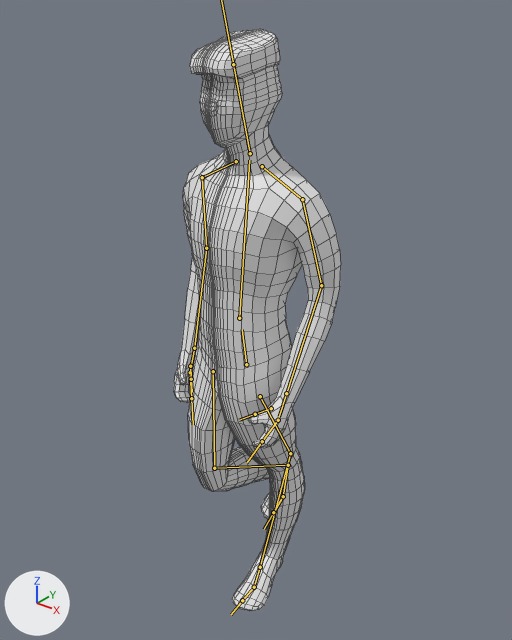
Renders of the FBX model Sona/Assets/Models/Characters/Grunt.fbx from each side of a commit.
The view is the same before and after, from a 50 mm lens placed at (1.151, -1.362, 1.839), pointed at (-0.045, 0.133, 0.912). Every picture has the same lights, and +X, +Y and +Z are marked at lower left. Both versions are drawn at frame 18 of the action 'camminata.001'; the numbers are the values there. The bones that bend it are drawn over the model as lines. Mesh edges are drawn as thin lines.
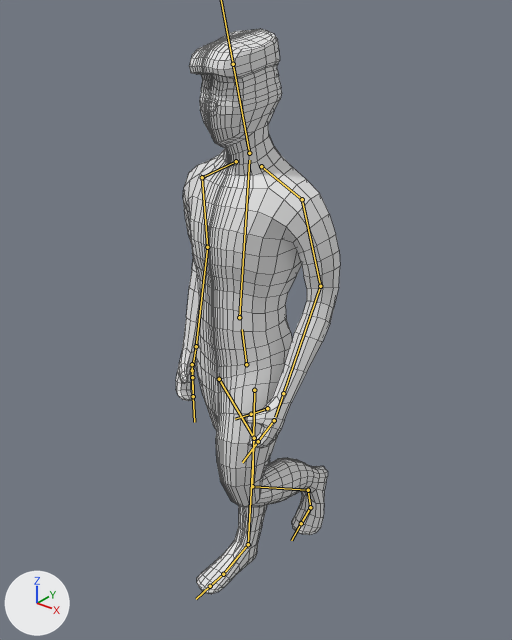
Patch to the scene script:
```diff
--- a/Sona/Assets/Models/Characters/Grunt.fbx.py
+++ b/Sona/Assets/Models/Characters/Grunt.fbx.py
@@ bone_braccio_l @@
 bone_braccio_l = bpy.data.objects['Grunt'].pose.bones['braccio.L']  # child of 'spalla.L'
-bone_braccio_l.rotation_quaternion = (0.995, -0.097, 0.02, -0.02)  # degrees (-11, 2, -3)
+bone_braccio_l.rotation_quaternion = (0.996, -0.089, 0.018, -0.021)  # degrees (-10, 2, -3)
@@ bone_braccio_r @@
 bone_braccio_r = bpy.data.objects['Grunt'].pose.bones['braccio.R']  # child of 'spalla.R'
-bone_braccio_r.rotation_quaternion = (0.991, -0.129, -0.027, 0.016)  # degrees (-15, -3, 2)
+bone_braccio_r.rotation_quaternion = (0.99, -0.137, -0.029, 0.014)  # degrees (-16, -3, 2)
@@ bone_coscia_l @@
 bone_coscia_l = bpy.data.objects['Grunt'].pose.bones['coscia.L']  # child of 'Bone'
-bone_coscia_l.location = (0.0, 0.028, 0.007)
-bone_coscia_l.rotation_quaternion = (0.992, -0.127, -0.002, 0.0)  # degrees (-15, 0, 0)
+bone_coscia_l.location = (0.0, -0.01, 0.022)
+bone_coscia_l.rotation_quaternion = (0.991, 0.135, 0.002, 0.0)  # degrees (16, 0, 0)
@@ bone_gamba_l @@
 bone_gamba_l = bpy.data.objects['Grunt'].pose.bones['gamba.L']  # child of 'coscia.L'
-bone_gamba_l.rotation_quaternion = (0.984, 0.179, 0.011, 0.008)  # degrees (21, 1, 1)
+bone_gamba_l.rotation_quaternion = (0.771, -0.635, -0.039, 0.007)  # degrees (-79, -3, 3)
@@ bone_piede_l @@
 bone_piede_l = bpy.data.objects['Grunt'].pose.bones['piede.L']  # child of 'gamba.L'
-bone_piede_l.rotation_quaternion = (0.999, -0.039, -0.024, -0.005)  # degrees (-4, -3, -1)
+bone_piede_l.rotation_quaternion = (1.0, 0.018, -0.024, -0.002)  # degrees (2, -3, 0)
@@ bone_ditapiede_l @@
 bone_ditapiede_l = bpy.data.objects['Grunt'].pose.bones['ditapiede.L']  # child of 'piede.L'
-bone_ditapiede_l.rotation_quaternion = (1.0, 0.019, -0.001, 0.004)  # degrees (2, 0, 0)
+bone_ditapiede_l.rotation_quaternion = (0.967, 0.256, -0.004, -0.007)  # degrees (30, 0, -1)
@@ bone_coscia_r @@
 bone_coscia_r = bpy.data.objects['Grunt'].pose.bones['coscia.R']  # child of 'Bone'
-bone_coscia_r.location = (0.0, -0.014, 0.022)
-bone_coscia_r.rotation_quaternion = (0.99, 0.143, -0.002, -0.002)  # degrees (16, 0, 0)
+bone_coscia_r.location = (0.0, 0.028, 0.007)
+bone_coscia_r.rotation_quaternion = (0.993, -0.118, 0.002, -0.001)  # degrees (-14, 0, 0)
@@ bone_gamba_r @@
 bone_gamba_r = bpy.data.objects['Grunt'].pose.bones['gamba.R']  # child of 'coscia.R'
-bone_gamba_r.rotation_quaternion = (0.77, -0.637, 0.039, -0.005)  # degrees (-79, 3, -3)
+bone_gamba_r.rotation_quaternion = (0.983, 0.185, -0.011, -0.005)  # degrees (21, -1, -1)
@@ bone_piede_r @@
 bone_piede_r = bpy.data.objects['Grunt'].pose.bones['piede.R']  # child of 'gamba.R'
-bone_piede_r.rotation_quaternion = (0.999, 0.027, 0.034, 0.002)  # degrees (3, 4, 0)
+bone_piede_r.rotation_quaternion = (0.999, -0.038, 0.034, 0.006)  # degrees (-4, 4, 1)
@@ bone_ditapiede_r @@
 bone_ditapiede_r = bpy.data.objects['Grunt'].pose.bones['ditapiede.R']  # child of 'piede.R'
-bone_ditapiede_r.rotation_quaternion = (0.968, 0.252, 0.004, 0.007)  # degrees (29, 0, 1)
+bone_ditapiede_r.rotation_quaternion = (1.0, 0.008, 0.001, -0.004)  # degrees (1, 0, 0)
```

Pixel boxes (x1, y1, x2, y2) of what changed, in the pictures (512 x 640 px):
'Circle', posed
    before: (174, 29, 341, 611)
    after: (176, 29, 340, 594)
bone 'braccio.L', root to tip
    before: (302, 199) to (321, 285)
    after: (302, 199) to (320, 286)
bone 'braccio.R', root to tip
    before: (202, 177) to (206, 248)
    after: (202, 177) to (207, 247)
bone 'coscia.L', root to tip
    before: (260, 396) to (290, 453)
    after: (254, 390) to (252, 486)
bone 'gamba.L', root to tip
    before: (290, 453) to (260, 567)
    after: (252, 486) to (308, 490)
bone 'piede.L', root to tip
    before: (260, 567) to (254, 587)
    after: (308, 490) to (310, 507)
bone 'ditapiede.L', root to tip
    before: (254, 587) to (242, 600)
    after: (310, 507) to (301, 523)
bone 'coscia.R', root to tip
    before: (213, 371) to (214, 468)
    after: (219, 379) to (254, 438)
bone 'gamba.R', root to tip
    before: (214, 468) to (288, 465)
    after: (254, 438) to (248, 544)
bone 'piede.R', root to tip
    before: (288, 465) to (283, 496)
    after: (248, 544) to (223, 574)
bone 'ditapiede.R', root to tip
    before: (283, 496) to (273, 512)
    after: (223, 574) to (210, 586)
